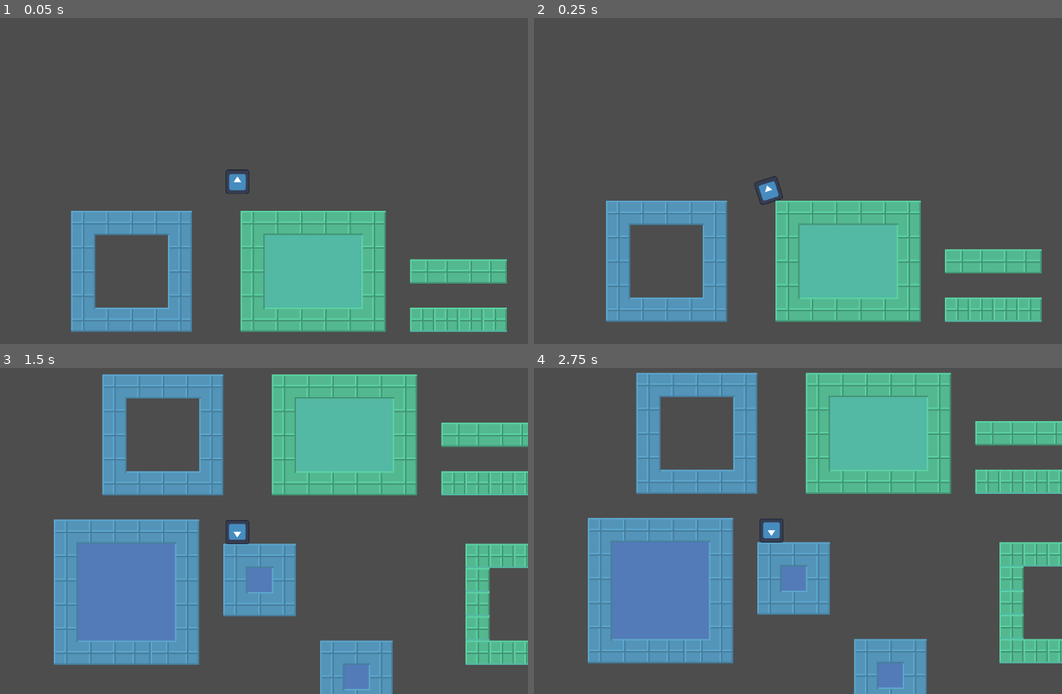
Above: before the commit, frames 1-4 (two rows, left to right).
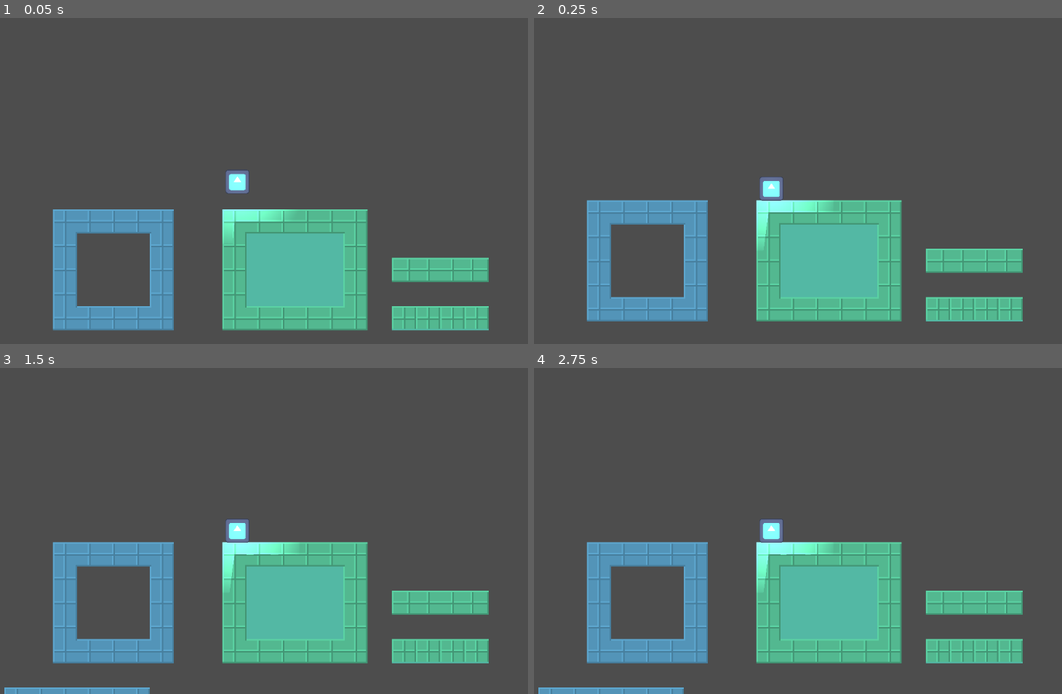
Above: after the commit, the same moments.

Repository: reneelias/Godot-2D-Platformer
Game: Godot game, scene res://main.tscn
Same seed, same stepped clock (60 frames per second), same inputs: the game is played once before the commit and once after it. Before the commit the project has no main scene; this scene is started directly in both runs. The engine's default icon, where the game draws it, is replaced by a stand-in: a white triangle on a blue panel in a dark square.
Inputs:
- Up to frame 1 (0.05 s): no input
- Up to frame 2 (0.25 s): no input
- Up to frame 3 (1.5 s): no input
- Up to frame 4 (2.75 s): no input

The runs differ from the first frame. In frame 1, 13% of the frame differs, in the area x 9-97%, y 46-97%; in frame 2, 12%; in frame 3, 45%, in the area x 0-100%, y 1-100%; in frame 4, 45%.

Commit message:
testing some basic lights

Diff:
--- a/2d-platformer/main.tscn
+++ b/2d-platformer/main.tscn
@@ -1,7 +1,19 @@
-[gd_scene load_steps=6 format=4 uid="uid://b4do5snoudr7g"]
+[gd_scene load_steps=13 format=4 uid="uid://b4do5snoudr7g"]
 
 [ext_resource type="Texture2D" uid="uid://ds06l1jfhigal" path="res://Tiles.png" id="1_ig7tw"]
 [ext_resource type="Texture2D" uid="uid://bbxasgo6d7wqq" path="res://icon.svg" id="2_0xm2m"]
+
+[sub_resource type="OccluderPolygon2D" id="OccluderPolygon2D_0xm2m"]
+polygon = PackedVector2Array(-4, -4, 4, -4, 4, 4, -4, 4)
+
+[sub_resource type="OccluderPolygon2D" id="OccluderPolygon2D_h2yge"]
+polygon = PackedVector2Array(-8, 0.179859, 8, 0, 8, 8, -8, 8)
+
+[sub_resource type="OccluderPolygon2D" id="OccluderPolygon2D_1bvp3"]
+polygon = PackedVector2Array(-8, 0.179859, 8, 0, 8, 8, -8, 8)
+
+[sub_resource type="OccluderPolygon2D" id="OccluderPolygon2D_lquwl"]
+polygon = PackedVector2Array(0, 0, 8, 0, 8, 8, 0, 8)
 
 [sub_resource type="TileSetAtlasSource" id="TileSetAtlasSource_0xm2m"]
 texture = ExtResource("1_ig7tw")
@@ -83,11 +95,13 @@
 0:4/0 = 0
 0:4/0/terrain_set = 0
 0:4/0/terrain = 1
+0:4/0/occlusion_layer_0/polygon_0/polygon = SubResource("OccluderPolygon2D_0xm2m")
 0:4/0/physics_layer_0/polygon_0/points = PackedVector2Array(-8, -8, 8, -8, 8, 8, -8, 8)
 1:4/next_alternative_id = 4
 1:4/0 = 0
 1:4/0/terrain_set = 0
 1:4/0/terrain = 1
+1:4/0/occlusion_layer_0/polygon_0/polygon = SubResource("OccluderPolygon2D_h2yge")
 1:4/0/physics_layer_0/polygon_0/points = PackedVector2Array(-8, -8, 8, -8, 8, 8, -8, 8)
 1:4/0/terrains_peering_bit/right_side = 1
 1:4/2 = 2
@@ -107,6 +121,7 @@
 2:4/0 = 0
 2:4/0/terrain_set = 0
 2:4/0/terrain = 1
+2:4/0/occlusion_layer_0/polygon_0/polygon = SubResource("OccluderPolygon2D_1bvp3")
 2:4/0/physics_layer_0/polygon_0/points = PackedVector2Array(-8, -8, 8, -8, 8, 8, -8, 8)
 2:4/0/terrains_peering_bit/right_side = 1
 2:4/0/terrains_peering_bit/left_side = 1
@@ -133,6 +148,7 @@
 4:4/0 = 0
 4:4/0/terrain_set = 0
 4:4/0/terrain = 1
+4:4/0/occlusion_layer_0/polygon_0/polygon = SubResource("OccluderPolygon2D_lquwl")
 4:4/0/physics_layer_0/polygon_0/points = PackedVector2Array(-8, -8, 8, -8, 8, 8, -8, 8)
 4:4/0/terrains_peering_bit/right_side = 1
 4:4/0/terrains_peering_bit/bottom_side = 1
@@ -190,6 +206,19 @@
 [sub_resource type="RectangleShape2D" id="RectangleShape2D_0xm2m"]
 size = Vector2(16, 16)
 
+[sub_resource type="CanvasTexture" id="CanvasTexture_0xm2m"]
+diffuse_texture = ExtResource("2_0xm2m")
+texture_filter = 1
+
+[sub_resource type="Gradient" id="Gradient_0xm2m"]
+offsets = PackedFloat32Array(0, 0.785211)
+colors = PackedColorArray(1, 1, 1, 1, 0, 0, 0, 1)
+
+[sub_resource type="GradientTexture2D" id="GradientTexture2D_h2yge"]
+gradient = SubResource("Gradient_0xm2m")
+fill = 1
+fill_from = Vector2(0.5, 0.5)
+
 [node name="Node2D" type="Node2D"]
 
 [node name="TileMapLayer" type="TileMapLayer" parent="."]
@@ -198,15 +227,21 @@
 tile_set = SubResource("TileSet_h2yge")
 
 [node name="RigidBody2D" type="RigidBody2D" parent="."]
-position = Vector2(-66, -116)
+position = Vector2(-54, -115)
 
 [node name="CollisionShape2D" type="CollisionShape2D" parent="RigidBody2D"]
 shape = SubResource("RectangleShape2D_0xm2m")
 
 [node name="Sprite2D" type="Sprite2D" parent="RigidBody2D"]
 scale = Vector2(0.125, 0.125)
-texture = ExtResource("2_0xm2m")
+texture = SubResource("CanvasTexture_0xm2m")
 
 [node name="Camera2D" type="Camera2D" parent="RigidBody2D"]
 zoom = Vector2(3, 3)
 position_smoothing_enabled = true
+
+[node name="PointLight2D" type="PointLight2D" parent="RigidBody2D"]
+shadow_enabled = true
+shadow_color = Color(0, 0, 0, 0.988235)
+texture = SubResource("GradientTexture2D_h2yge")
+texture_scale = 1.29
--- a/2d-platformer/project.godot
+++ b/2d-platformer/project.godot
@@ -11,8 +11,13 @@
 [application]
 
 config/name="2D-Platformer"
+run/main_scene="res://main.tscn"
 config/features=PackedStringArray("4.4", "GL Compatibility")
 config/icon="res://icon.svg"
+
+[display]
+
+window/size/always_on_top=true
 
 [rendering]
 
